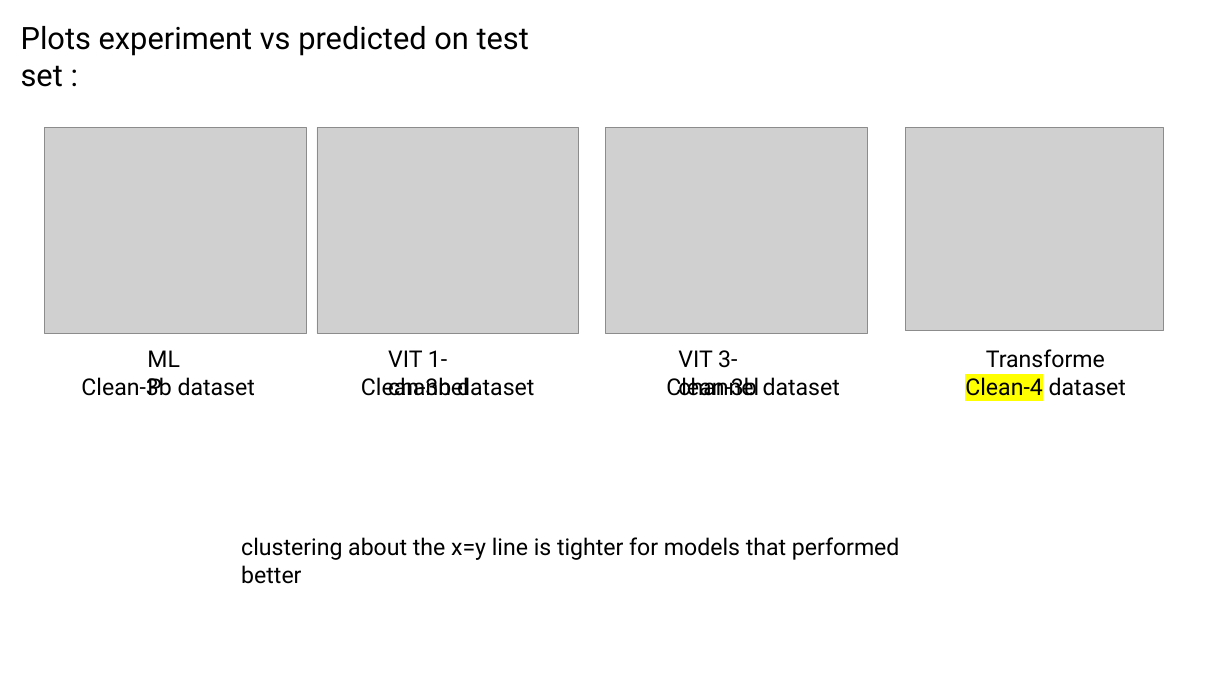
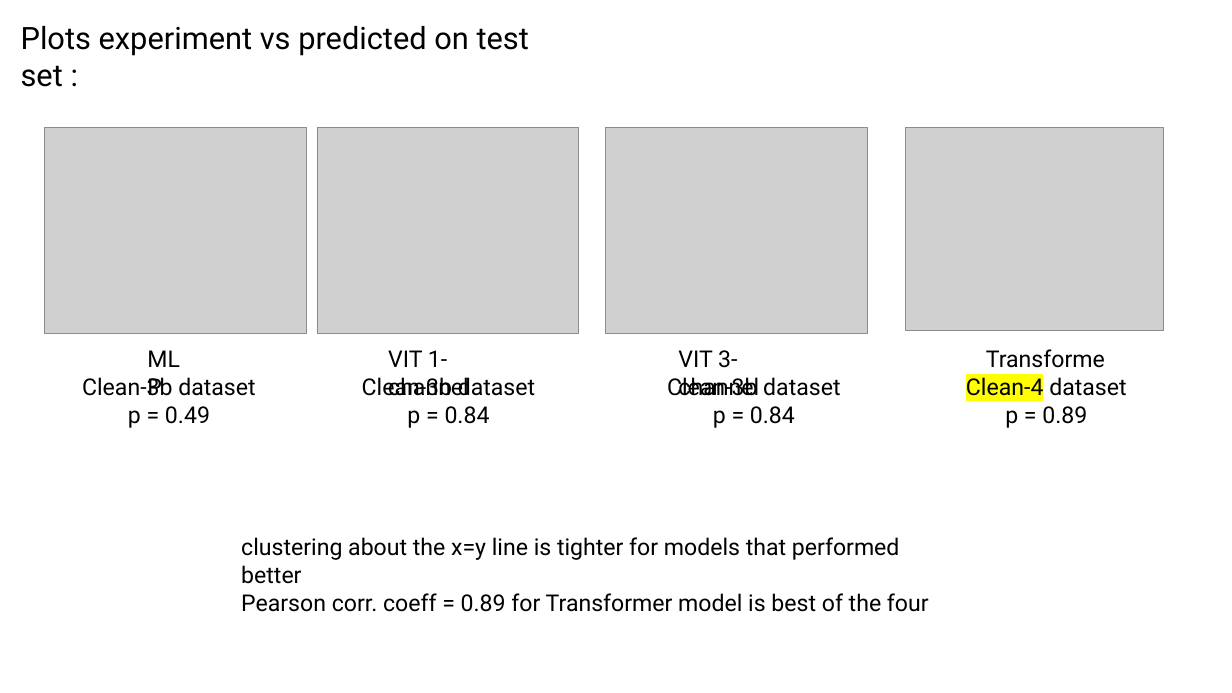
Before and after one commit to planaria158/BERT-antibody-antigen-binding-energy, a slide deck: slide 18 of Homework-aAlphaBio.pptx (slide 17 before the commit). Drawn at 1232x693 pixels with LibreOffice and Linux fonts; fonts in the diff are those of the drawing; grey boxes stand for pictures. Boxes give left, top, right and bottom in pixels: in the first picture for what was removed or moved away, otherwise in the second. Text is boxed around its words. In the diff, an @@ line names an element or a change of style, - is before the commit and + after.

```diff
--- a/Homework-aAlphaBio.pptx
+++ b/Homework-aAlphaBio.pptx
@@ text at <box>82,377,172,396</box>: alignment left to centre @@
@@ text at <box>362,377,452,396</box>: alignment left to centre @@
@@ text at <box>667,377,757,396</box>: alignment left to centre @@
@@ text at <box>128,406,210,428</box>: paragraph added @@
+p = 0.49
@@ text at <box>407,406,490,428</box>: paragraph added @@
+p = 0.84
@@ text at <box>713,406,795,428</box>: paragraph added @@
+p = 0.84
@@ text at <box>1005,406,1087,428</box>: paragraph added @@
+p = 0.89
@@ text at <box>241,593,929,612</box>: paragraph added @@
+Pearson corr. coeff = 0.89 for Transformer model is best of the four
```
Also in this commit, not shown: 5 other slides changed, 1 slide added, 5 other files.
